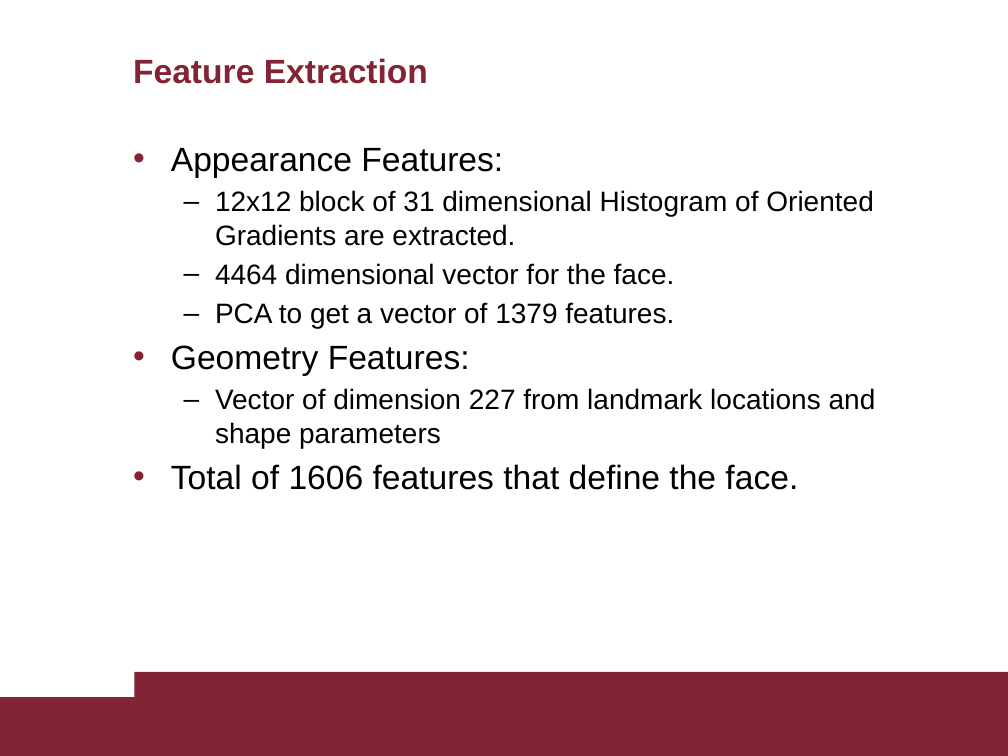
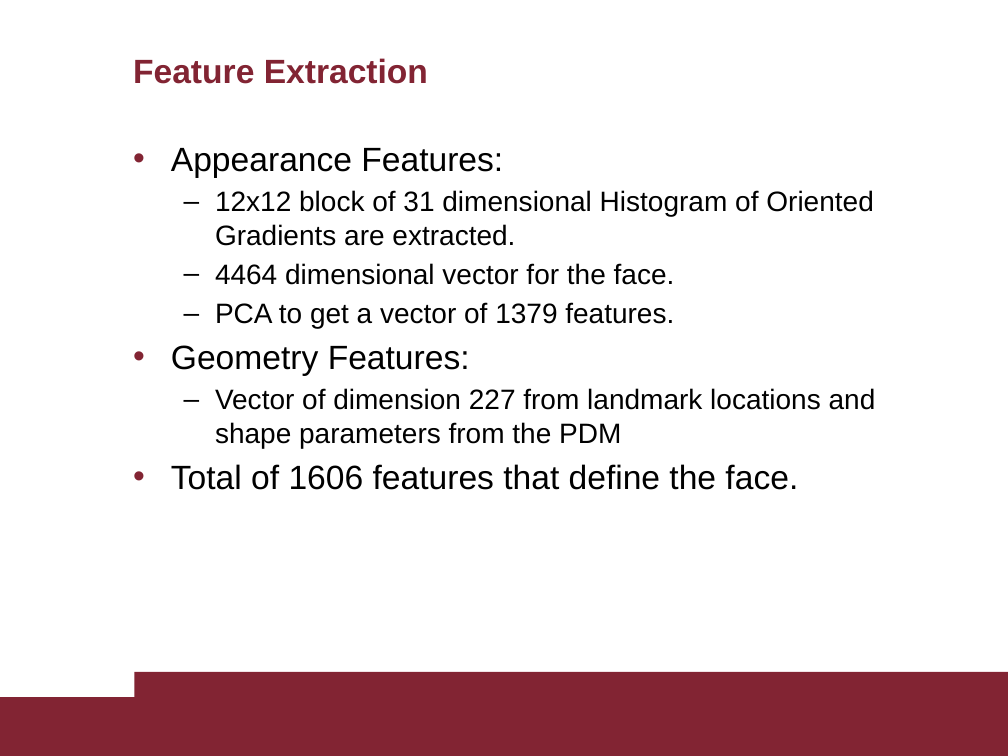
Before and after one commit to AscaL/thesis, a slide deck: slide 13 of Tesi Emanuele Orfanelli 1383726.pptx. Drawn at 1008x756 pixels with LibreOffice and Linux fonts; fonts in the diff are those of the drawing. Boxes give left, top, right and bottom in pixels: in the first picture for what was removed or moved away, otherwise in the second. Text is boxed around its words. In the diff, an @@ line names an element or a change of style, - is before the commit and + after.

```diff
--- a/Tesi Emanuele Orfanelli 1383726.pptx
+++ b/Tesi Emanuele Orfanelli 1383726.pptx
@@ text at <box>215,388,876,448</box>: text changed @@
-  – Vector of dimension 227 from landmark locations and shape parameters
+  – Vector of dimension 227 from landmark locations and shape parameters from the PDM
```
Also in this commit, not shown: 23 other slides changed, 4 other files.
